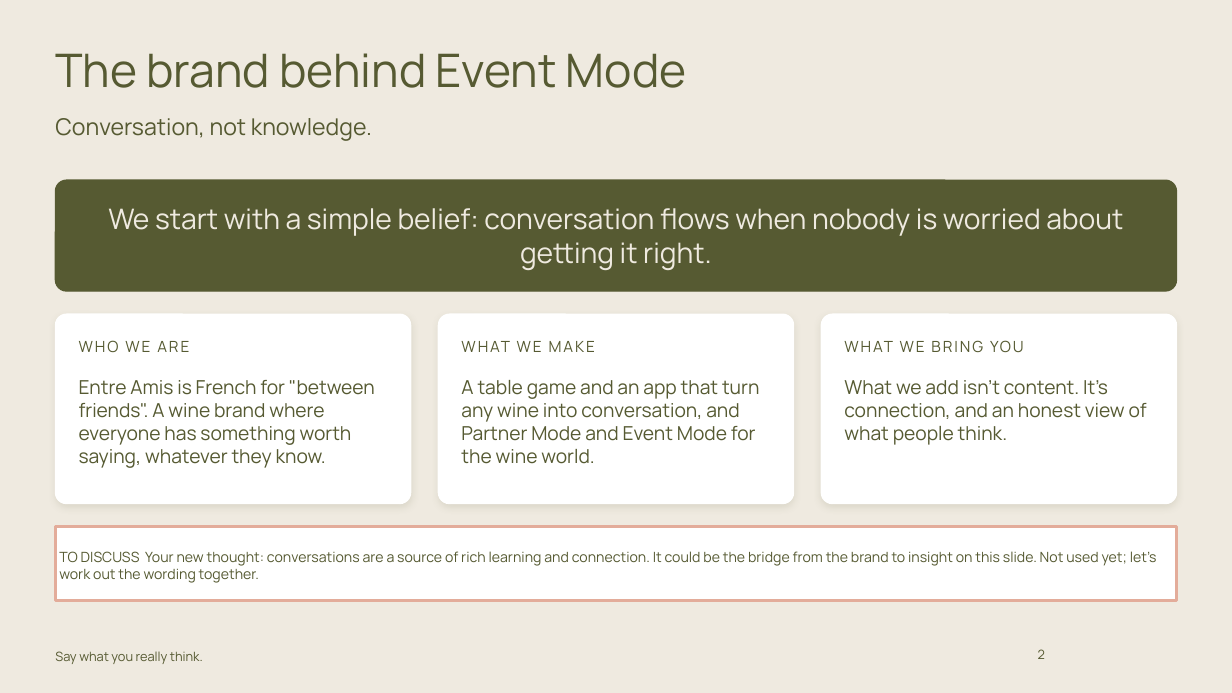
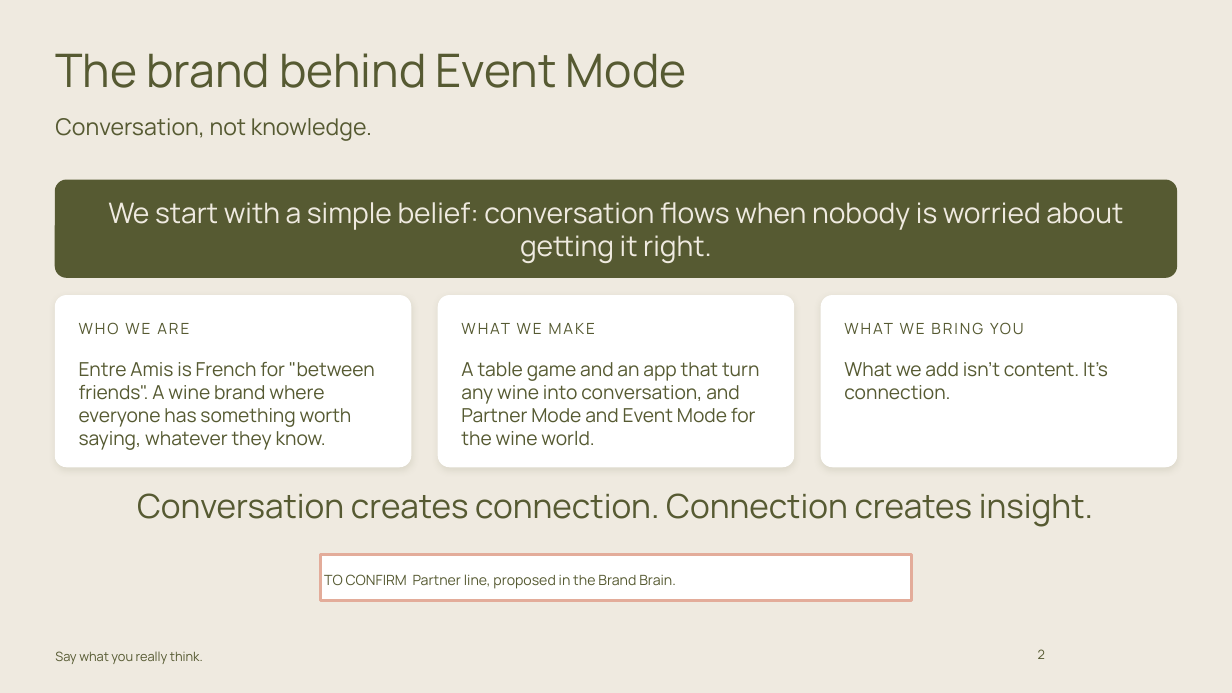
Before and after one commit to carrie147/entre-amis-brand-agent, a slide deck: slide 2 of decks/Entre Amis - Event Mode pack - DRAFT.pptx. Drawn at 1232x693 pixels with LibreOffice and Linux fonts; fonts in the diff are those of the drawing; background and template pictures are left out. Boxes give left, top, right and bottom in pixels: in the first picture for what was removed or moved away, otherwise in the second. Text is boxed around its words. In the diff, an @@ line names an element or a change of style, - is before the commit and + after.

```diff
--- a/decks/Entre Amis - Event Mode pack - DRAFT.pptx
+++ b/decks/Entre Amis - Event Mode pack - DRAFT.pptx
@@ rounded rectangle: place and size @@
-rounded rectangle at [55, 180, 1177, 291]
+rounded rectangle at [55, 180, 1177, 277]
@@ text "We start with a simple ...": place and size @@
-text "We start with a simple ..." at [108, 208, 1123, 270]
+text "We start with a simple ..." at [108, 202, 1123, 263]
@@ rounded rectangle: place and size @@
-rounded rectangle at [55, 314, 410, 504]
+rounded rectangle at [55, 296, 410, 467]
@@ rounded rectangle: place and size @@
-rounded rectangle at [438, 314, 793, 504]
+rounded rectangle at [438, 296, 793, 467]
@@ proportions changed in 4 elements at [55, 180, 1177, 277], [55, 296, 410, 467], [438, 296, 793, 467], [822, 296, 1177, 467] @@
@@ rounded rectangle: place and size @@
-rounded rectangle at [822, 314, 1177, 504]
+rounded rectangle at [822, 296, 1177, 467]
@@ text "WHO WE ARE": place and size @@
-text "WHO WE ARE" at [79, 340, 375, 468]
+text "WHO WE ARE" at [79, 322, 375, 450]
@@ text "WHAT WE MAKE": place and size @@
-text "WHAT WE MAKE" at [461, 380, 759, 464]
+text "WHAT WE MAKE" at [461, 362, 759, 446]
@@ text "WHAT WE BRING YOU": place and size @@
-text "WHAT WE BRING YOU" at [844, 380, 1147, 445]
+text "WHAT WE BRING YOU" at [844, 362, 1108, 400]
@@ text at [844, 362, 1108, 400]: text changed @@
-What we add isn't content. It's connection, and an honest view of what people think.
+What we add isn't content. It's connection.
@@ text "Conversation creates connection. Connection creates ...": place and size @@
-text "Conversation creates connection. Connection creates ..." at [55, 527, 1177, 601]
+text "Conversation creates connection. Connection creates ..." at [137, 493, 1093, 527]
@@ text "Conversation creates connection. Connection creates ..." at [137, 493, 1093, 527]: vertical alignment middle to top; fill #FFFFFF to none; outline #E3AC9A 2 pt to none @@
@@ text at [137, 493, 1093, 527]: text changed; size 11 to 26 pt @@
-TO DISCUSS Your new thought: conversations are a source of rich learning and connection. It could be the bridge from the brand to insight on this slide. Not used yet; let's work out the wording together.
+Conversation creates connection. Connection creates insight.
@@ rectangle added at [321, 555, 912, 601], fill #FFFFFF, outline #E3AC9A 2 pt, 11 pt, text #565A32 @@
+TO CONFIRM Partner line, proposed in the Brand Brain.
```
Also in this commit, not shown: 3 other slides changed, 10 other files.
